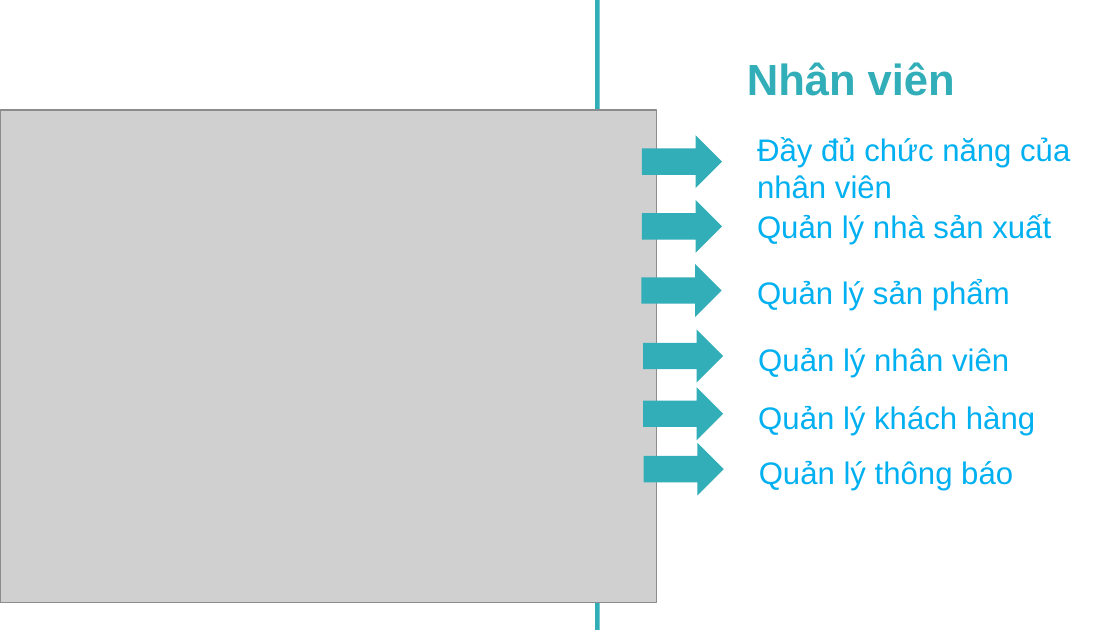
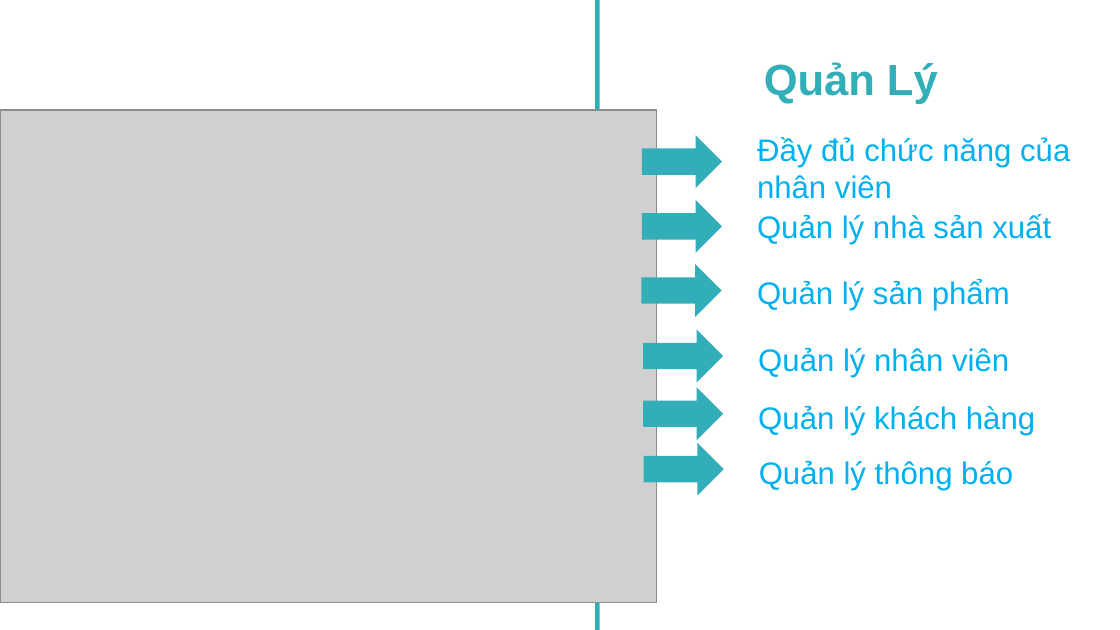
Before and after one commit to ntd1683/project, a slide deck: slide 8 of document/thuyết trình.pptx. Drawn at 1120x630 pixels with LibreOffice and Linux fonts; fonts in the diff are those of the drawing; grey boxes stand for pictures. Boxes give left, top, right and bottom in pixels: in the first picture for what was removed or moved away, otherwise in the second. Text is boxed around its words. In the diff, an @@ line names an element or a change of style, - is before the commit and + after.

```diff
--- a/document/thuyết trình.pptx
+++ b/document/thuyết trình.pptx
@@ text at (764, 62, 938, 104): text changed @@
-Nhân viên
+Quản Lý
```
Also in this commit, not shown: 2 other files.
